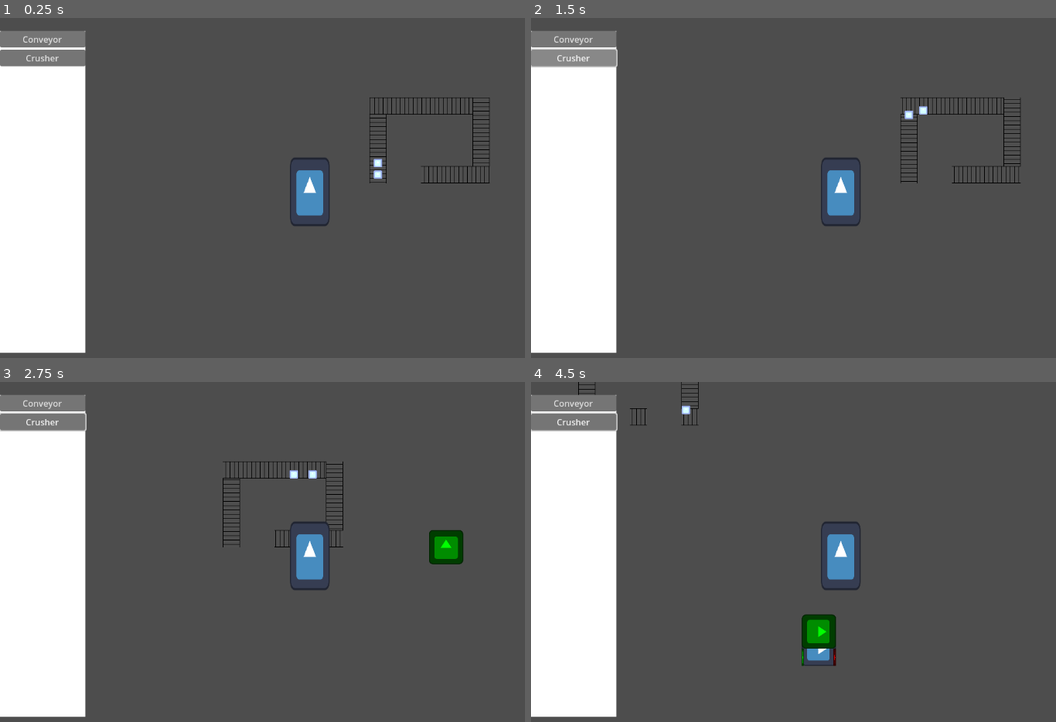
Above: before the commit, frames 1-4 (two rows, left to right).
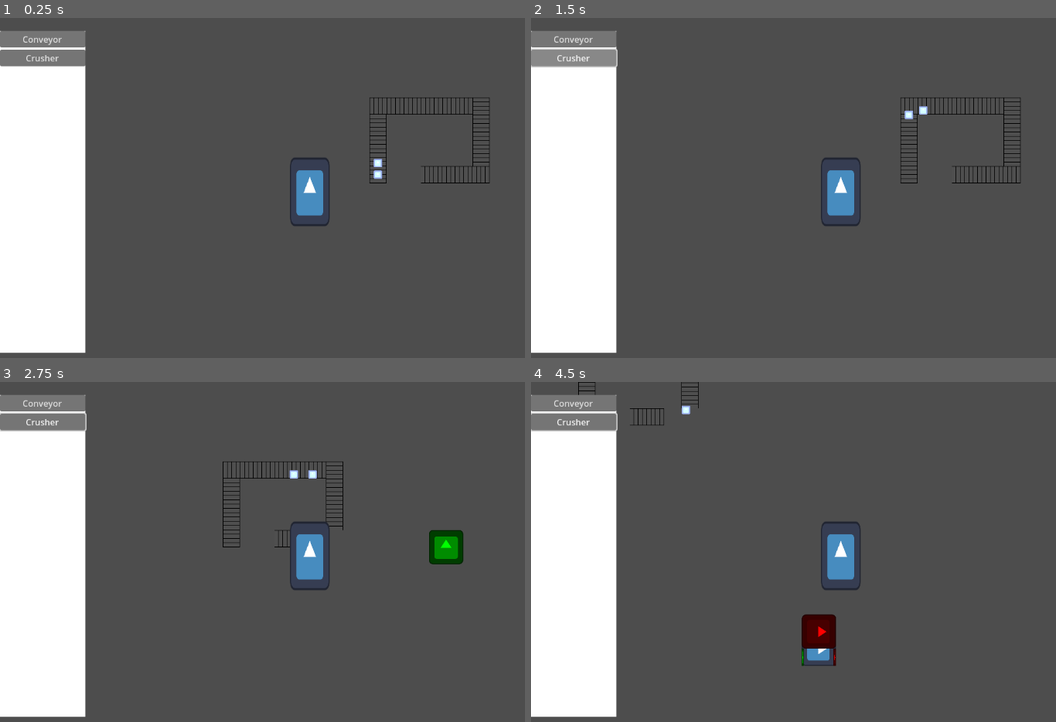
Above: after the commit, the same moments.

Repository: BenjaminWootten/UD-GDDC-space-exploration-jam
Game: Godot game, scene res://world.tscn
The game is run twice, just before and just after one commit, with the same random seed, the same clock (stepped at 60 frames per second) and the same inputs. The engine's default icon, where the game draws it, is replaced by a stand-in: a white triangle on a blue panel in a dark square.
Inputs (mouse positions are in pixels of both pictures, inside the frame that each line leads up to):
- Up to frame 1 (0.25 s): no input
- Up to frame 2 (1.5 s): click "Conveyor" at 0.5 s; click "Crusher" at 1.25 s
- Up to frame 3 (2.75 s): move the mouse to (446, 538) at 2.02 s; hold D (right) from 2.03 s (still down); hold Right mouse button (right_click) from 2.03 s (still down); click (446, 538) at 2.17 s
- Up to frame 4 (4.5 s): move the mouse to (714, 572) at 2.77 s; release D (right) at 2.78 s; release Right mouse button (right_click) at 2.78 s; hold S (down) 2.78-3.53 s; click (714, 572) at 2.85 s; right-click (714, 572) at 3.05 s; move the mouse to (720, 450) at 3.52 s; hold D (right) 3.53-4.28 s; hold Right mouse button (right_click) 3.53-4.28 s; click (720, 450) at 3.67 s; tap Enter at 4.25 s; move the mouse to (809, 626) at 4.27 s; hold W (up) from 4.28 s (still down); tap R (rotate) at 4.35 s; click (809, 626) at 4.42 s

The runs differ from the first frame. In frame 1, 0.7% of the frame differs, in the area x 70-94%, y 23-49%; in frame 2, 0.9%; in frame 3, 0.8%; in frame 4, 0.9%.

Commit message:
Revert "deletion system updated"
This reverts commit 00c20b791fdaef542ac04ad4ad7345c4de61796d.

Diff:
--- a/UI/build_menu.tscn
+++ b/UI/build_menu.tscn
@@ -5,7 +5,13 @@
 [ext_resource type="Shape2D" uid="uid://cog31ntdmglii" path="res://buildings/building resources/2x2_hitbox.tres" id="3_8c454"]
 [ext_resource type="Shape2D" uid="uid://c0n0i1f5hw0ot" path="res://buildings/building resources/1x1_hitbox.tres" id="4_bsy6g"]
 
-[node name="build_menu" type="Node2D"]
+[node name="build_menu" type="Control"]
+layout_mode = 3
+anchors_preset = 15
+anchor_right = 1.0
+anchor_bottom = 1.0
+grow_horizontal = 2
+grow_vertical = 2
 
 [node name="placement_preview" type="Area2D" parent="."]
 collision_layer = 8
--- a/UI/placement_preview.gd
+++ b/UI/placement_preview.gd
@@ -5,7 +5,7 @@
 @onready var timer = $Timer
 
 var placing: bool
-var colliders = []
+var last_collider
 var building_to_place
 var colliding = false
 var offset = 0
@@ -25,13 +25,6 @@
 @export var hitbox_1x1: RectangleShape2D
 
 func _process(delta):
-
-	if get_overlapping_areas() or get_overlapping_bodies():
-		colliders = get_overlapping_areas() + get_overlapping_bodies()
-		colliding = true
-	else:
-		colliding = false
-
 	if placing:
 		# Move preview to mouse
 		self.global_position = snapped(get_global_mouse_position(), Vector2(SNAP, SNAP))
@@ -50,16 +43,12 @@
 			timer.start()
 
 		# Destroy building
-		if Input.is_action_pressed("right_click") and colliding and timer.is_stopped() and colliders:
-			# delete all current colliders
-			for collider in colliders:
-			# Conveyors have placement collider as a child, so remove parent to remove whole conveyor
-				if collider.name == "placement_collider":
-					collider.get_parent().queue_free()
-				# Or just remove object as normal for other stuff
-				else:
-					collider.queue_free()
-				colliders.erase(collider)
+		if Input.is_action_pressed("right_click") and colliding and timer.is_stopped() and last_collider:
+			if last_collider.name == "placement_collider":
+				last_collider.get_parent().queue_free()
+			else:
+				last_collider.queue_free()
+			last_collider = null
 			timer.start()
 
 func placement_start(texture: CompressedTexture2D, hitbox: RectangleShape2D, newOffset: int, building: PackedScene):
@@ -84,6 +73,18 @@
 		if event.is_action_pressed("rotate") and placing:
 			rotation_degrees += 90
 
+func _on_body_entered(body):
+	entered_bodies += 1
+	colliding = true
+	sprite.modulate = Color(1,0,0)
+	last_collider = body
+
+func _on_body_exited(_body):
+	entered_bodies -= 1
+	if entered_bodies == 0:
+		colliding = false
+		sprite.modulate = Color(0,1,0)
+
 func _on_conveyor_pressed():
 	placement_start(conveyor_texture, hitbox_1x1, 0, conveyor_path)
 	# Temporary to account for placeholder texture size/color
--- a/buildings/conveyors/conveyor.tscn
+++ b/buildings/conveyors/conveyor.tscn
@@ -7,63 +7,25 @@
 [sub_resource type="RectangleShape2D" id="RectangleShape2D_2c3pg"]
 size = Vector2(4, 44)
 
-[sub_resource type="AtlasTexture" id="AtlasTexture_8c7gy"]
-atlas = ExtResource("2_okl6w")
-region = Rect2(0, 0, 32, 32)
-
-[sub_resource type="AtlasTexture" id="AtlasTexture_oda8g"]
-atlas = ExtResource("2_okl6w")
-region = Rect2(32, 0, 32, 32)
-
-[sub_resource type="AtlasTexture" id="AtlasTexture_8axx4"]
-atlas = ExtResource("2_okl6w")
-region = Rect2(0, 32, 32, 32)
-
-[sub_resource type="AtlasTexture" id="AtlasTexture_wjh8p"]
-atlas = ExtResource("2_okl6w")
-region = Rect2(32, 32, 32, 32)
-
-[sub_resource type="SpriteFrames" id="SpriteFrames_ai60p"]
-animations = [{
-"frames": [{
-"duration": 1.0,
-"texture": SubResource("AtlasTexture_8c7gy")
-}, {
-"duration": 1.0,
-"texture": SubResource("AtlasTexture_oda8g")
-}, {
-"duration": 1.0,
-"texture": SubResource("AtlasTexture_8axx4")
-}, {
-"duration": 1.0,
-"texture": SubResource("AtlasTexture_wjh8p")
-}],
-"loop": true,
-"name": &"default",
-"speed": 5.0
-}]
-
-[node name="Conveyor" type="Area2D" groups=["conveyors"]]
+[node name="Conveyor" type="Area2D"]
 collision_layer = 2
 collision_mask = 6
 script = ExtResource("1_fl3m8")
 MOVE_SPEED = Vector2(100, 100)
 
+[node name="Sprite2D" type="Sprite2D" parent="."]
+texture = ExtResource("2_okl6w")
+
 [node name="CollisionShape2D" type="CollisionShape2D" parent="."]
 position = Vector2(0, -3)
 shape = SubResource("RectangleShape2D_2c3pg")
-
-[node name="AnimatedSprite2D" type="AnimatedSprite2D" parent="."]
-rotation = 3.14159
-sprite_frames = SubResource("SpriteFrames_ai60p")
-autoplay = "default"
-speed_scale = 4.0
 
 [node name="placement_collider" type="Area2D" parent="."]
 collision_layer = 8
 collision_mask = 0
 
 [node name="CollisionShape2D" type="CollisionShape2D" parent="placement_collider"]
+texture_filter = 1
 shape = ExtResource("3_fbkg5")
 
 [connection signal="body_entered" from="." to="." method="_on_body_entered"]
Binary file changed: buildings/conveyors/conveyor.png
Not shown: 1 places in buildings/conveyors/conveyor.tscn that only renumber resources
